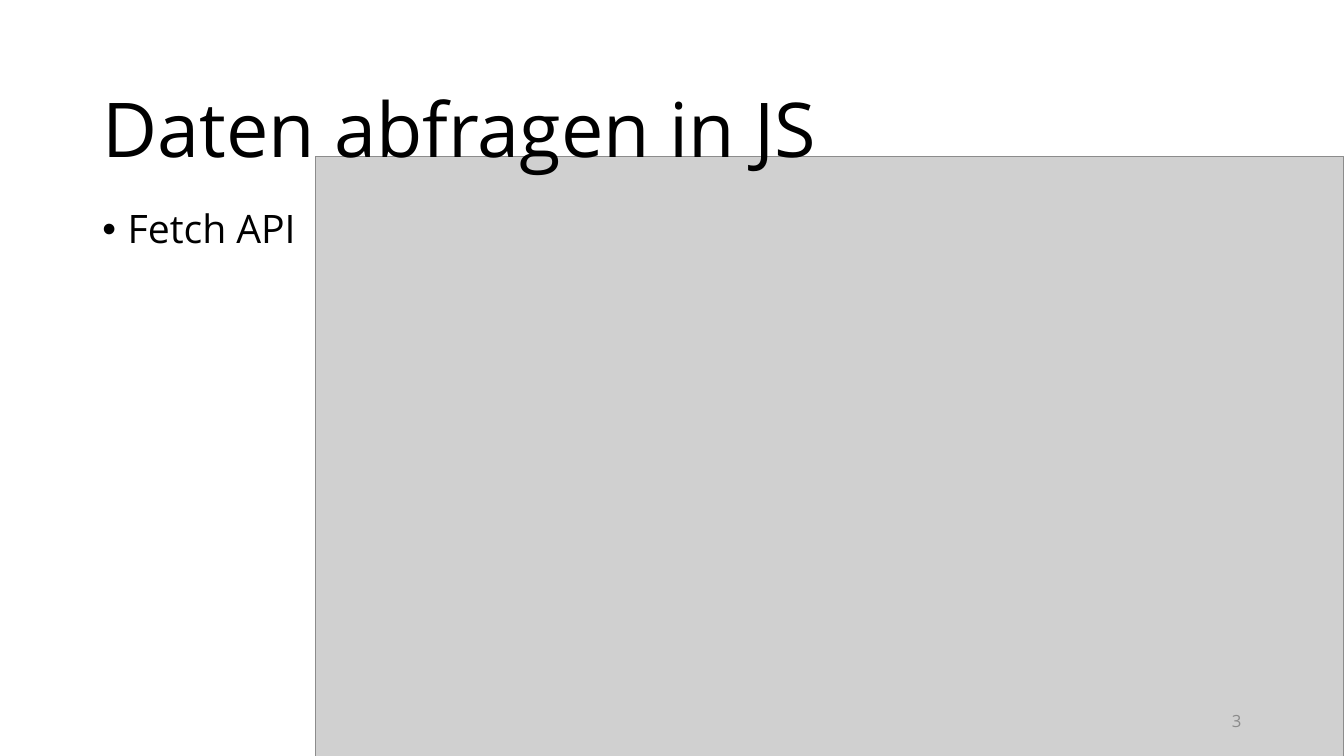
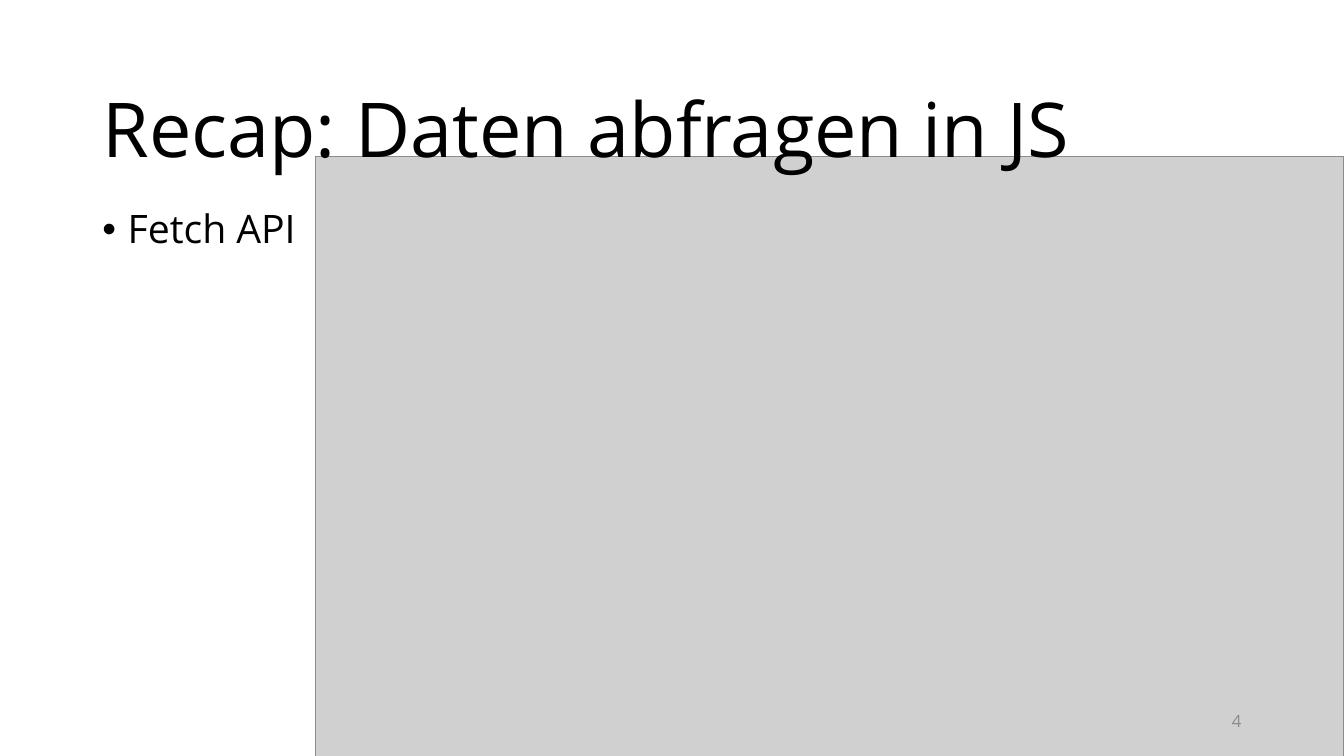
Before and after one commit to raphaeldas/js-advanced, a slide deck: slide 4 of papers/lektion-2.pptx (slide 3 before the commit). Drawn at 1344x756 pixels with LibreOffice and Linux fonts; fonts in the diff are those of the drawing; grey boxes stand for pictures; background and template pictures are left out. Boxes give left, top, right and bottom in pixels: in the first picture for what was removed or moved away, otherwise in the second. Text is boxed around its words. In the diff, an @@ line names an element or a change of style, - is before the commit and + after.

```diff
--- a/papers/lektion-2.pptx
+++ b/papers/lektion-2.pptx
@@ title at <box>102,99,1070,177</box>: text changed @@
-Daten abfragen in JS
+Recap: Daten abfragen in JS
@@ page number at <box>1232,715,1242,727</box>: text changed @@
-3
+4
```
Also in this commit, not shown: 2 other slides changed, 1 slide added, 1 slide removed, 1 other file.
